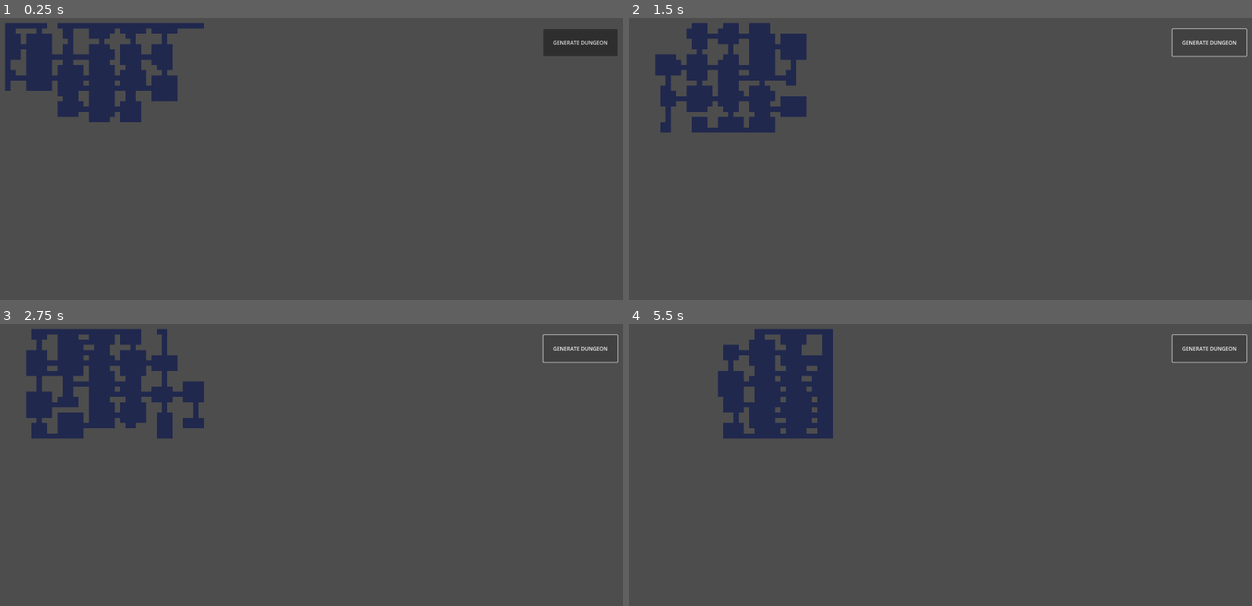
Above: before the commit, frames 1-4 (two rows, left to right).
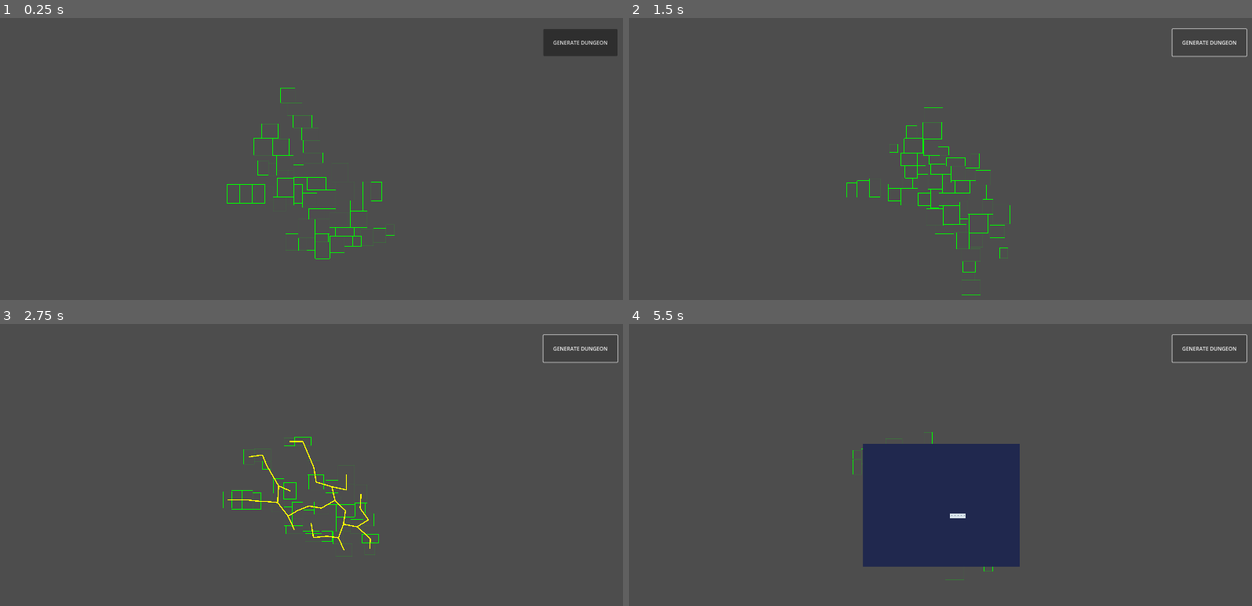
Above: after the commit, the same moments.

Repository: CodyI20/ProceduralDungeonGodot
Game: Godot game, scene res://Scenes/main_scene.tscn
The game is run twice, just before and just after one commit, with the same random seed, the same clock (stepped at 60 frames per second) and the same inputs. The project has no main scene, so this scene is started directly.
Inputs:
- Up to frame 1 (0.25 s): no input
- Up to frame 2 (1.5 s): click "GENERATE DUNGEON" at 0.5 s; click "GENERATE DUNGEON" at 1.25 s
- Up to frame 3 (2.75 s): click "GENERATE DUNGEON" at 2 s
- Up to frame 4 (5.5 s): tap Enter at 2.75 s; hold Tab (ui_focus_next) 2.78-3.53 s; tap Space (ui_select) at 3.02, 3.05, 3.32, 3.6, 3.77, 4.07, 4.55, 5, 5.27 s; tap Tab (ui_focus_next) at 3.8, 5.1 s; hold Tab (ui_focus_next) 4.28-5.03 s

The runs differ from the first frame. In frame 1, 6.6% of the frame differs, in the area x 0-64%, y 1-86%; in frame 2, 6.1%; in frame 3, 7.2%; in frame 4, 16%, in the area x 14-63%, y 1-91%.
Error after the commit: Invalid call. Nonexistent function 'get_closest_point' in base 'Nil'. (res://Scripts/main_scene.gd:124)

Commit message:
Dungeon Generator logic complete
 - Added the logic for generating dungeons

Diff:
--- a/Scenes/main_scene.tscn
+++ b/Scenes/main_scene.tscn
@@ -122,8 +122,15 @@
 [sub_resource type="TileSet" id="TileSet_a5pxt"]
 sources/0 = SubResource("TileSetAtlasSource_25y1y")
 
-[node name="MainScene" type="Node2D"]
+[node name="MainScene" type="Node2D" node_paths=PackedStringArray("rooms_container")]
 script = ExtResource("1_wxk13")
+rooms_container = NodePath("Rooms")
+tileSize = 16
+
+[node name="Camera2D" type="Camera2D" parent="."]
+zoom = Vector2(0.2, 0.2)
+
+[node name="Rooms" type="Node2D" parent="."]
 
 [node name="TileMapLayer" type="TileMapLayer" parent="."]
 tile_set = SubResource("TileSet_a5pxt")
--- /dev/null
+++ b/Scenes/room.tscn
@@ -0,0 +1,14 @@
+[gd_scene load_steps=3 format=3 uid="uid://bu3ice8vq4s2h"]
+
+[ext_resource type="Script" path="res://Scripts/room.gd" id="1_r8tek"]
+
+[sub_resource type="RectangleShape2D" id="RectangleShape2D_m0pd7"]
+size = Vector2(430, 150)
+
+[node name="Room" type="RigidBody2D"]
+lock_rotation = true
+script = ExtResource("1_r8tek")
+
+[node name="CollisionShape2D" type="CollisionShape2D" parent="."]
+position = Vector2(205, 65)
+shape = SubResource("RectangleShape2D_m0pd7")
--- a/Scripts/main_scene.gd
+++ b/Scripts/main_scene.gd
@@ -1,19 +1,151 @@
 extends Node2D
 
-var borders := Rect2(1,1,38,21)
-@onready var tile_map_layer: TileMapLayer = $TileMapLayer
+const ROOM = preload("res://Scenes/room.tscn")
+@onready var map: TileMapLayer = $TileMapLayer
 @onready var generate_dugeon: Button = $CanvasLayer/UI/GenerateDugeon
 
-func _ready() -> void:
-	generate_dugeon.pressed.connect(generate_level)
-	generate_level()
+@export var rooms_container : Node2D
 
-func generate_level() -> void:
-	tile_map_layer.clear()
-	var walker = Walker.new(Vector2(19, 11), borders)
-	var map = walker.walk(500) # TWEAKABLE
 
-	walker.queue_free()
+@export var tileSize = 32
+@export var numberOfRooms = 50
+@export var minSize = 4
+@export var maxSize = 10
+@export var horizontalSpread = 0
+@export var cull = 0.2
 
-	for location in map:
-		tile_map_layer.set_cell(location,0, Vector2i(10,6),0)
+var path # A* pathfiunding object
+
+func _ready():
+	if rooms_container == null:
+		printerr("THE CONTAINER OF THE ROOMS IS NOT ASSIGNED!")
+		return
+	randomize()
+	generate_dugeon.pressed.connect(make_many_rooms)
+	make_many_rooms()
+
+func make_many_rooms():
+	for room in rooms_container.get_children():
+		room.queue_free()
+	path = null
+	for i in range(numberOfRooms):
+		var startPosition = Vector2(randf_range(-horizontalSpread, horizontalSpread), 0)
+		var newRoom = ROOM.instantiate()
+		rooms_container.add_child(newRoom)
+		var width = minSize + randi() % (maxSize - minSize)
+		var height = minSize + randi() % (maxSize - minSize)
+		newRoom.make_room(startPosition, Vector2(width, height) * tileSize)
+	#wait for the rooms to spread
+	await get_tree().create_timer(1.1).timeout
+	#cull rooms
+	var roomPositions = []
+	for room in rooms_container.get_children():
+		if randf() < cull:
+			room.queue_free()
+		else:
+			room.freeze = true
+			roomPositions.append(Vector2(room.position.x, room.position.y))
+	await get_tree().process_frame
+	#generate a MST
+	path = find_mst(roomPositions)
+
+func _draw():
+	for room in rooms_container.get_children():
+		draw_rect(Rect2(room.position - room.size, room.size * 2), Color(0, 1, 0, 1), false)
+	if path:
+		for p in path.get_point_ids():
+			for c in path.get_point_connections(p):
+				var pp = path.get_point_position(p)
+				var cp = path.get_point_position(c)
+				draw_line(Vector2(pp.x, pp.y), Vector2(cp.x, cp.y), Color(1, 1, 0, 1), 15, true)
+
+func _process(delta):
+	queue_redraw()
+
+func _input(event):
+	if event.is_action_pressed("ui_select"):
+		for n in rooms_container.get_children():
+			n.queue_free()
+		path = null
+		make_many_rooms()
+	if event.is_action_pressed('ui_focus_next'):
+		make_map()
+
+func find_mst(nodes):
+	#Prim's algorithm
+	path = AStar2D.new()
+	path.add_point(path.get_available_point_id(), nodes.pop_front())
+
+	#repeat until no more node remains
+	while nodes:
+		var minD = INF #minimum distance so far
+		var minP = null #position of that node
+		var p = null #current position
+		#loop through all points in the path
+		for p1 in path.get_point_ids():
+			var p3
+			p3 = path.get_point_position(p1)
+			#loop though the remaining nodes
+			for p2 in nodes:
+				if p3.distance_to(p2) < minD:
+					minD = p3.distance_to(p2)
+					minP = p2
+					p = p3
+		var n = path.get_available_point_id()
+		path.add_point(n, minP)
+		path.connect_points(path.get_closest_point(p), n)
+		nodes.erase(minP)
+	return path
+
+func make_map():
+	#created tilemap from rooms and path
+	map.clear()
+
+	#fill tielemap with walls and then carve with empty rooms
+	var fullRectangle = Rect2()
+	for room in rooms_container.get_children():
+		var r = Rect2(room.position - room.size, room.get_node("CollisionShape2D").shape.extents * 2)
+		fullRectangle = fullRectangle.merge(r)
+	var topLeft = map.local_to_map(fullRectangle.position)
+	var bottomRight = map.local_to_map(fullRectangle.end)
+	for x in range(topLeft.x, bottomRight.x):
+		for y in range(topLeft.y, bottomRight.y):
+			map.set_cell(Vector2i(x, y), 0, Vector2i(10,6))
+	#carve the rooms
+	var corridors = [] #one corridor per connection
+	for room in rooms_container.get_children():
+		var s = (room.size / tileSize).floor()
+		var pos = map.local_to_map(room.position)
+		var ul = (room.position / tileSize).floor() - s
+		for x in range(2, s.x * 2 - 1):
+			for y in range(2, s.y * 2 - 1):
+				map.set_cell(Vector2i(ul.x + x, ul.y + y), 0, Vector2i(4, 2))
+		#carve the connection
+		var p = path.get_closest_point(Vector2(room.position.x, room.position.y))
+		for conn in path.get_point_connections(p):
+			if not conn in corridors:
+				var start = map.local_to_map(Vector2(path.get_point_position(p).x, path.get_point_position(p).y))
+				var end = map.local_to_map(Vector2(path.get_point_position(conn).x, path.get_point_position(conn).y))
+				carve_path(start, end)
+			corridors.append(p)
+
+func carve_path(pos1, pos2):
+	#carve a pth between two points
+	var xDiff = sign(pos2.x - pos1.x)
+	var yDiff = sign(pos2.y - pos1.y)
+	if xDiff == 0:
+		xDiff = pow(-1.0, randi() % 2)
+	if yDiff == 0:
+		yDiff = pow(-1.0, randi() % 2)
+	#choose either x and then y or y and then x
+	var xY = pos1
+	var yX = pos2
+	if(randi() % 2) > 0:
+		xY = pos2
+		yX = pos1
+	for x in range(pos1.x, pos2.x, xDiff):
+		map.set_cell(Vector2i(x, xY.y), 0, Vector2i(4, 2))
+		map.set_cell(Vector2i(x, xY.y + yDiff), 0, Vector2i(4, 2)) #widen the corridors
+	for y in range(pos1.y, pos2.y, yDiff):
+		map.set_cell(Vector2i(yX.x, y), 0, Vector2i(4, 2))
+		map.set_cell(Vector2i(yX.x + xDiff, y), 0, Vector2i(4, 2)) #widen the corridors
--- /dev/null
+++ b/Scripts/room.gd
@@ -0,0 +1,11 @@
+extends RigidBody2D
+
+@onready var collision_shape_2d: CollisionShape2D = $CollisionShape2D
+var size
+
+func make_room(_pos, _size):
+	position = _pos
+	size = _size
+	var s = RectangleShape2D.new()
+	s.extents = size
+	collision_shape_2d.shape = s
--- a/Scripts/walker.gd
+++ b/Scripts/walker.gd
@@ -8,20 +8,23 @@
 var borders : Rect2
 var step_history := []
 var steps_since_turn := 0
+var tile_map_layer : TileMapLayer
 
 
-func _init(starting_pos, new_borders):
+func _init(starting_pos, new_borders, input_tile_map_layer):
 	assert(new_borders.has_point(starting_pos))
 	position = starting_pos
 	borders = new_borders
+	tile_map_layer = input_tile_map_layer
 
 func walk(steps) -> Array:
 	create_room(position)
 	for step in steps:
-		if steps_since_turn >= 6:
+		if steps_since_turn >= 3:
 			change_direction()
 		if step() :
 			step_history.append(position)
+			tile_map_layer.set_cell(position,0, Vector2i(10,6),0)
 		else:
 			change_direction()
 
--- a/project.godot
+++ b/project.godot
@@ -32,3 +32,7 @@
 "res://Scenes/": "green",
 "res://Scripts/": "blue"
 }
+
+[physics]
+
+2d/default_gravity=0.0
